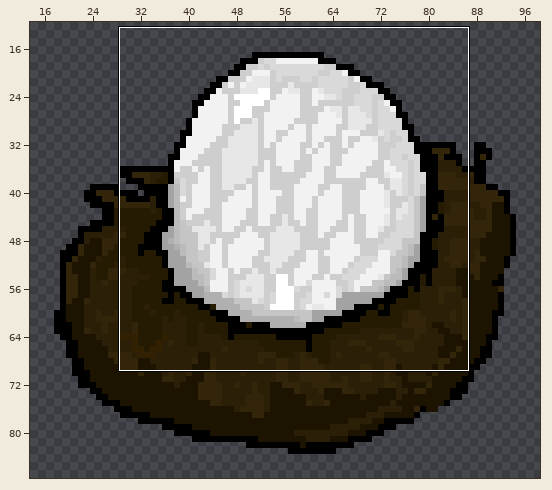
File history of a sprite sheet, assets/image/duel/card_illust/monster/A25.png. The first picture is a wide view before the edit; the outline marks the close-up.
Close-up. The starting point:
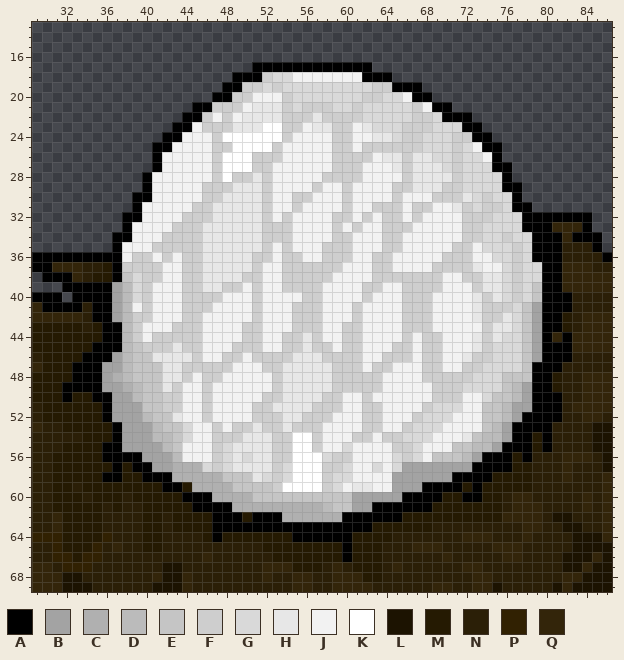
The file is 100x100 pixels. Colours within 5 levels of each other are drawn and written as one. Shown: x 29..86, y 13..69. The wide view leaves out empty margins.
Palette (. is transparent): A #000000  B #a3a3a3  C #b0b0b0  D #bbbbbb  E #c5c5c5  F #cecece  G #d9d9d9  H #e7e7e7  J #f2f2f2  K #ffffff  L #1c1301  M #251a02  N #2b1f07  P #312102  Q #33250a
The same view after the edit:
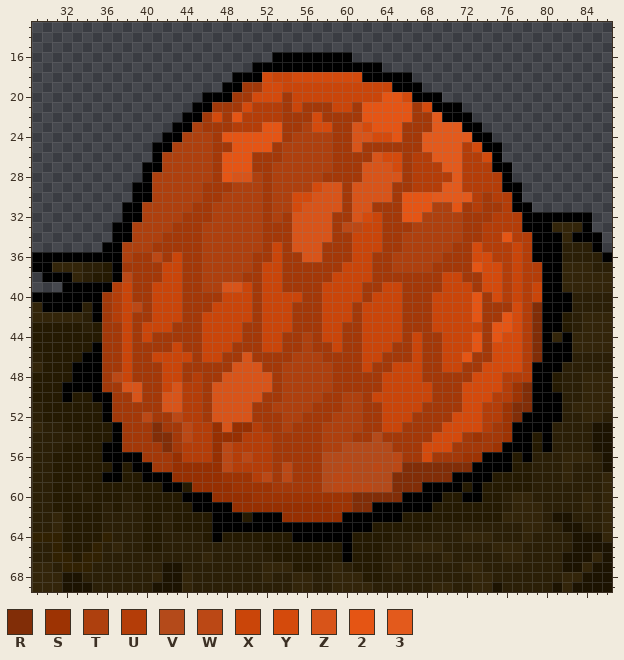
Colours new in this view: R #812d07  S #9d3303  T #ae400e  U #b43d08  V #b44a1a  W #bb4815  X #ca4509  Y #d44a0c  Z #d85419  2 #e55514  3 #e35a1c
The exact change:
@@ palette @@
-C #b0b0b0
+C #962f01
-F #cecece
+F #a33808
@@ x 29..86 @@
 15 ..........................................................
-16 ..........................................................
-17 ......................AAAAAAAAAAAA........................
-18 ....................AAAFGGJJJJJJJAAA......................
-19 ...................AAFFGFGGGGGGGGGFFAAA...................
-20 ..................AAFFJJJFGGGGGGGFFGGJAA..................
-21 ................AAFFFJHHHFGFFFGGFGGGGGFJAA................
-22 ...............AAFJFJHHHHFFFHFFFFGGGGGFFGAAA..............
-23 ..............AAJFFFHHHKKFFJHHFFJHGGGFFFGGGAA.............
-24 .............AAJJJFKKKKKKFJJJJFFJJHHGFFGGGFFAA............
-25 ............AAJJJJFFKKKKFJJJJJFFJFFFFFFGGGFGJAA...........
-26 ............AJJJJJFKKKFFFJJJJJFFFFJHHFHHGGFGGJA...........
-27 ............AJJJJJFKKKFFJJJJJJFFFJJJHFHHHGFGGGAA..........
-28 ...........AJJJJJJFKFFHFJJJJJFFFFJJJJFHHHHFGGGGA..........
-29 ...........AJJJJJFFFHHHFJJJJFJJFJJJJFFHHHFFGGGGAA.........
-30 ..........AAJJJJJFFHHHHFJJFFJJJFJJJJFJJJFFFHGFGGA.........
-31 ..........AJJJJJFFHHHHHFJJFJJJJFJJFFFJFFJJHFGFFGAA........
-32 .........AAJJJJFFFHHHHHFJFJJJJFFJFJFFJFJJJJFFFGGGAAAAAAA..
-33 .........AJJJJFFFHHHHHHFFFJJJJFJFJJFFFJJJJJFFGGGGAAAQQQA..
-34 ........AAJJJFFFFHHHHHHFFFJJJJFFJJJFFJJJJJJFFGGFGGAAAQAAA.
-35 ........AJJJFFFFFHHHHHHFJFJJJFFFJJJFFJJJJJFFJGGGFGAAANNNA.
-36 AAAAAAAAAJFFJFJFFHHHHHFFJFFJJFFFJJFFJJJJJFFFJJGGFGAAANNNNA
-37 AAQQQNNMAFFFFJJFFHHHHHFJJFFFFFFJJJFFJJJJFFFFHJJGFGGAAQQQNN
-38 .AAAQNMMAEGFFJJFFHHHHFFJJFFFFFJJJJFFFFFFFJJFFHHGFGGAAQQQQQ
-39 ...AAAAABDGFJJJFFHHFFJFJJFFFFJJJJFFJJFFFFJJJFHHGFGEAAQQQQQ
-40 AAA.AAAABDGFJJJFFFFJJJFJJJJFFJJJJFJJJFFFJJJJHFHGFGEAAANNNN
-41 QAAAANAABDJFJJJFFFJJJJFJJJFFFJJJFJJJJFFFJJJJHFFFGEBAAANNNN
-42 QQQQQNAABDFFJJJFFJJJJJFJJJFFFJJJFJJJJFFFJJJJHFFHGEBAAMNQQQ
-43 MMMMMNMAADFJJJFFFJJJJFFJJJFFFJJFFJJJJFFFJJJJJFHHGEBAAMNQQQ
-44 MMMMMMMAADFJFFFFFJJJJFFJJFFHFJJFFJJJJFJFFJJJHFHGGEBAQAQQQQ
-45 MMMMMMAAADEFFFHFFJJJFFFJJFFHFFJFFJJJFFJFFJJJHFGGGEBAAAQQQQ
-46 NMMMMAAABDEEHHHHFJJFFJFFFFHHHFFFFJJFFFJFFJJHFFGGGEBAAANNNN
-47 QMMMAAABBDEEEHHFFFFFJJJFFHHHHHFFFJFFJJJFFJJFFGGGGEAAANNNNN
-48 MMMMAAABCDEEEHHFJFFJJJJJFHHHHHFFFFFJJJJFFFFFGGGEEEAAMNNQQQ
-49 MMMAAAABBCDEEHFJJFJJJJJJFHHHHHFFFFFJJJJJFFFGGGGEDBAAMNNQQQ
-50 MMMAMMAABBDEEFFJJFJJJJJFFHHHHFFJJFJJJJJJFFFJJGEEDBAAANNQQQ
-51 NMMMMMMABBBEEFFJJFJJJJFFHHHHFFFJJFFJJJJFGGGJJEEDBBAAANQQQQ
-52 NMMMMMMABBBDEEHJJFJJJJFFFHHFFFJJJFFJJJFGGGJJJEEDBAAAANNQQN
-53 QNNMMMMMABBBDEEGJJFJFFHFFHFFFJJJJFFJJFGGGJJJJEDBAAAANNNNLL
-54 NNNNNMMMABBBDDEGJJFFFHHHFFKKFJJJFFJFFGGGJJJHEDDBAAMANNNNLL
-55 NNNMMMMAABBBBDEJJJFGHHHHFFKKFJJGJJJJFFGJJJEEDDBAAAMANNNNLL
-56 NNMMMMMAAAABBBDJJJFGHGHHFFKKKGFFJJJJGFGJEEEDBAAAMANNNQQQNL
-57 NNMMMMMMAMAABBCCCGFGHHHHFGKKKFFGJJGJGBBBBBBBAAAAMMNNNQNNNL
-58 NNMMMMMAAMMAAACCCCCEEEHGFGKKKFGGJJJJBBBBBBAAAAMMMMNNNQNNNQ
-59 NNMMNMMMMMMMMAAMCCCCEEEEFKKKKFGJHHJJBBBAAAAMAMMMMMNNNNNNNQ
-60 NNMMMNMMMNMMMMMAAACCCCEEEEEEEEEEBBBBBAAAAMMAAMMNQQNNNNNQNQ
-61 NNMMMMMNMNNMMMMMAAAACCCCCCCCCDEEBBAAAAAAMMMMMMMNQQQNNNNQNQ
+16 ........................AAAAAAAA..........................
+17 ......................AAAAAAAAAAAAA.......................
+18 ....................AAAYXXYYYYYYYAAAAA....................
+19 ...................AAFFYYXXXXXXXXXXXAAA...................
+20 .................AAAFFYYYFXXXXXXXXX22YAAA.................
+21 ................AAFFFYUUUFXFFFXXF22222FYAAA...............
+22 ...............AAFYF2UUUUFFFYFFFF22222FF3AAA..............
+23 ..............AATFFFUUU22FFTYYFFZY222FFF333AA.............
+24 .............AATTTF222222FTTTTFFZZYY2FF33333AA............
+25 ............AATTTTFF2222FTTTTTFFZFFFFFF3333UYAA...........
+26 ............ATTTTTF222FFFTTTTTFFFFZYYFUU333UUYA...........
+27 ...........AATTTTTF222FFTTTTTTFFFZZZYFUUU33UUUAA..........
+28 ...........ATTTTTTF2ZZTFTTTTTFFFFZZZZFUUUU3UUUUA..........
+29 ..........AATTTTTFFFTTTFTTTTYZZFZZZZFFUUU33UUUUAA.........
+30 ..........AATTTTTFFTTTTFTTYYZZZFZZZZF2223333UFUUA.........
+31 .........AATTTTTFFTTTTTFTTYZZZZFZZFFF222TT2FUFFUAA........
+32 .........AATTTTFFFTTTTTFTFZZZZFFZYXFF22TTTTFFFUUUAAAAAAA..
+33 ........AATTTTFFFTTTTTTFFFZZZZFWWXXFFFTTTTTFFUUUUAAAQQQA..
+34 ........AATTTFFFFTTTTTTFFFZZZZFFXXXFFTTTTTTFFUU2UUAAAQAAA.
+35 .......AATTTFFFFFTTTTTTFXFZZZFFFXXXFFTTTTTFFYUUUXUAAANNNA.
+36 AAAAAAAAATFFWFXFFTTTTTFFXFFZZFFFXXFFTTTTTFFFYYUUXUAAANNNNA
+37 AAQQQNNMAFFFFXXFFTTTTTFXXFFFFFFXXXFFTTTTFFFF2YYUXUUAAQQQNN
+38 .AAAQNMMAWFFFXXFFTTTTFFXXFFFFFXXXXFFFFFFFXXFFYYUXUUAAQQQQQ
+39 ...AAAAAUXFFXXXFFTTZZXFXXFFFFXXXXFFXXFFFFXXXFYYUXUXAAQQQQQ
+40 AAAAAAAFUXFFXXXFFFFXXXFXXXXFFXXXXFXXXFFFXXXX2FYUXUXAAANNNN
+41 QAAAANAFUXWFXXXFFFXXXXFXXXFFFXXXFXXXXFFFXXXX2FFFYURAAANNNN
+42 QQQQQNAFUXFFXXXFFXXXXXFXXXFFFXXXFXXXXFFFXXXX2FF2YURAAMNQQQ
+43 MMMMMNMFFXFXXXFFFXXXXFFXXXFFFXXFFXXXXFFFXXXXXF22YURAAMNQQQ
+44 MMMMMMMFFXFXFFFFFXXXXFFXXFFTFXXFFXXXXFXFFXXX2F2YYURAQAQQQQ
+45 MMMMMMAFFXFFFFXFFXXXFFFXXFFTFFXFFXXXFFXFFXXX2FYYYURAAAQQQQ
+46 NMMMMAAFFXFFXXXXFXXFFZFFFFTTTFFFFXXFFFXFFXX2FFYYYURAAANNNN
+47 QMMMAAAFFXFFFXXFFFFFZZZFFTTTTTFFFXFFXXXFFXXFFYYYYUAAANNNNN
+48 MMMMAAAFWXFFFXXFUFFZZZZZFTTTTTFFFFFXXXXFFFFFYYYUUUAAMNNQQQ
+49 MMMAAAAFFZZFFXZUUFZZZZZZFTTTTTFFFFFXXXXXFFFYYYYUSRAAMNNQQQ
+50 MMMAMMAAFFZFFZZUUFZZZZZFFTTTTFFTTFXXXXXXFFFYYYUUSRAAANNQQQ
+51 NMMMMMMAFFFFFZZUUFZZZZFFTTTTFFFTTFFXXXXFFFFYYUUSRRAAANQQQQ
+52 NMMMMMMAFFFWFFWUUFZZZZFFFTTFFFTTTFFXXXFFFFYYYUUSRAAAANNQQN
+53 QNNMMMMMAFFFRFFWUUCZCCUFFTFFFTTTTFFXXFFFFYYYYUFSAAAANNNNLL
+54 NNNNNMMMAFFFRRFWUUCCCUUUFFFFFTTTFFVFFFFFYYYFSFFSAAMANNNNLL
+55 NNNMMMMAAFFFFRFUUUCWUUUUFFFFFTTVVVVVFFFYYYFFFFSAAAMANNNNLL
+56 NNMMMMMAAAAFFFCUUUCWUWUUFFFFFVVVVVVVWFFYFFFSSAAAMANNNQQQNL
+57 NNMMMMMMAMAAFFCCCCCWUUUUFWFFFVVWVVWVWRRRRRRRAAAAMMNNNQNNNL
+58 NNMMMMMAAMMAAACCCCCSSSUWFWFFFVWWVVVVRRRRRRAAAAMMMMNNNQNNNQ
+59 NNMMNMMMMMMMMAAMCCCCSSSSFFFFFVWWWWVVRRRAAAAMAMMMMMNNNNNNNQ
+60 NNMMMNMMMNMMMMMAAACCCCSSSSSSSSSSRRRRRAAAAMMAAMMNQQNNNNNQNQ
+61 NNMMMMMNMNNMMMMMAAAACCCCCCCCCCSSRRAAAAAAMMMMMMMNQQQNNNNQNQ
 62 NNQMMMMNNNNMMNMMMMAAAMAAACCCCCCAAAAAAMMMMMMMMMMQQQQNLLNNNQ
Where, in picture pixels (left, top, right, bottom), the same in both close-ups:
changed: (62, 52, 542, 522)
